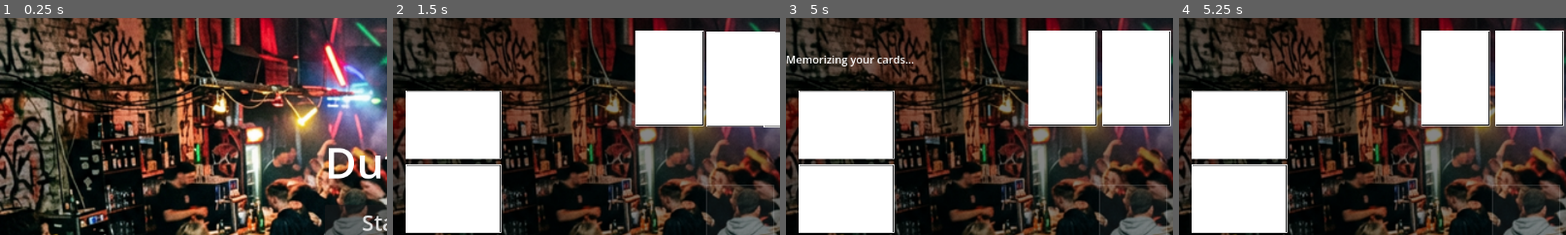
Above: before the commit, frames 1-4 (left to right).
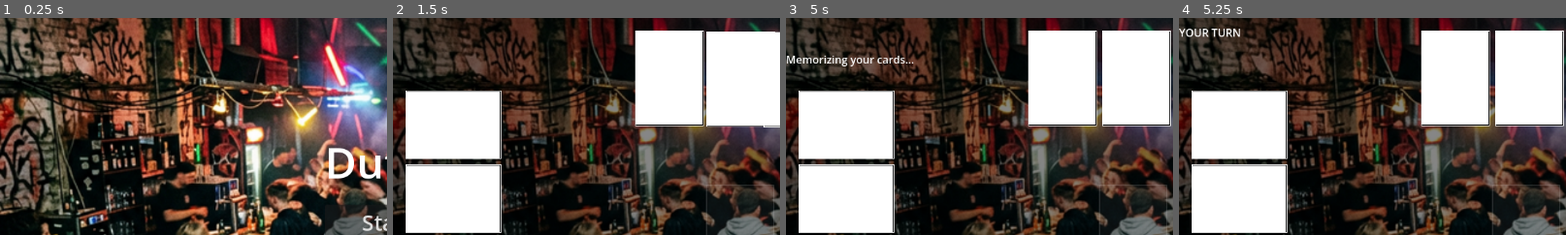
Above: after the commit, the same moments.

Repository: DinVin24/dutch
Game: Godot game, scene res://main_menu.tscn
The game is run twice, just before and just after one commit, with the same random seed, the same clock (stepped at 60 frames per second) and the same inputs.
Inputs (mouse positions are % of the whole screen's width and height, from its top left):
- Up to frame 1 (0.25 s): no input
- Up to frame 2 (1.5 s): click "Start" at 0.5 s; click (45, 50) at 1.25 s
- Up to frame 3 (5 s): click (45, 50) at 2 s; click (45, 50) at 2.75 s; tap Enter at 3.5 s; move the mouse to (36, 86) at 3.52 s; click (36, 86) at 3.67 s; tap Space at 4.25 s; move the mouse to (45, 86) at 4.27 s; click (45, 86) at 4.42 s
- Up to frame 4 (5.25 s): tap Enter at 5 s; move the mouse to (55, 86) at 5.02 s; click (55, 86) at 5.17 s
The pictures show only the part of the screen within x 0-50%, y 0-50%; the shares and areas given below are measured in that part.

Frames 1-3 are identical in both runs. In frame 4, 0.4% of the frame differs, in the area x 0-16%, y 4-9%.

Commit message:
feat(logic): implement turn management and visual indicators
Epic 2 - Turn Management:\n- Integrated turn tracking in GameManager with current_player_index.\n- Added next_turn() function to cycle players and check for Dutch game end.\n- Updated GameBoard to display turn indicators and enforce turn-based deck interaction.

Diff:
--- a/game_board.gd
+++ b/game_board.gd
@@ -20,6 +20,7 @@
 	print("Game Board: Ready. Connecting signals...")
 	GameManager.stop_menu_music()
 	GameManager.game_state_changed.connect(_on_game_state_changed)
+	GameManager.turn_started.connect(_on_turn_started)
 	resized.connect(_on_resized)
 
 	# Connect deck interaction
@@ -51,9 +52,37 @@
 		card_bg.z_index = -i
 		card_bg.mouse_filter = Control.MOUSE_FILTER_IGNORE
 
+func _on_turn_started(player_idx):
+	print("Game Board: Player ", player_idx, "'s turn.")
+
+	# Update HUD message
+	var p_info = GameManager.players_info[player_idx]
+	var label_text = "YOUR TURN" if player_idx == 0 else p_info.name + "'s Turn"
+
+	if not $GameUI/MainHUD.has_node("TurnLabel"):
+		var label = Label.new()
+		label.name = "TurnLabel"
+		label.horizontal_alignment = HORIZONTAL_ALIGNMENT_CENTER
+		$GameUI/MainHUD.add_child(label)
+		label.set_anchors_preset(Control.PRESET_CENTER_TOP)
+		label.position.y += 10
+
+	$GameUI/MainHUD.get_node("TurnLabel").text = label_text
+
+	# Enable/Disable deck interaction
+	var deck_button = $CenterTable/DeckArea/Slotbg/Interaction
+	if player_idx == 0:
+		deck_button.mouse_default_cursor_shape = Control.CURSOR_POINTING_HAND
+	else:
+		deck_button.mouse_default_cursor_shape = Control.CURSOR_ARROW
+
 func _on_deck_clicked():
-	print("Deck clicked!")
-	# Logic for drawing will go in next Epic, but for now we just log it.
+	if GameManager.current_state != GameManager.GameState.PLAYER_TURN:
+		print("Warning: It is not your turn!")
+		return
+
+	print("Player drawing card...")
+	# Logic for drawing card will be implemented next
 
 func _on_resized():
 	# Reposition all cards instantly when window size changes
--- a/game_manager.gd
+++ b/game_manager.gd
@@ -26,6 +26,8 @@
 # Match Settings
 var num_players: int = 4 # Default to 4 players
 var players_info: Array = []
+var current_player_index: int = 0
+var dutch_caller_index: int = -1 # -1 means no one has called Dutch yet
 
 func _ready():
 	deck_manager = DeckManager.new()
@@ -52,6 +54,8 @@
 func initialize_game(p_count: int = 4):
 	num_players = p_count
 	players_info.clear()
+	current_player_index = 0
+	dutch_caller_index = -1
 	for i in range(num_players):
 		players_info.append({
 			"id": i,
@@ -73,17 +77,25 @@
 	match current_state:
 		GameState.DEAL_CARDS:
 			_handle_deal_cards()
-		GameState.PLAYER_TURN:
-			turn_started.emit(0) # 0 for Player
-		GameState.CPU_TURN:
-			turn_started.emit(1) # 1 for CPU (basic for now)
+		GameState.PLAYER_TURN, GameState.CPU_TURN:
+			turn_started.emit(current_player_index)
 		GameState.GAME_OVER:
 			_handle_game_over()
 
+func next_turn():
+	current_player_index = (current_player_index + 1) % num_players
+
+	# Check if we returned to the Dutch caller
+	if current_player_index == dutch_caller_index:
+		change_state(GameState.GAME_OVER)
+		return
+
+	if current_player_index == 0:
+		change_state(GameState.PLAYER_TURN)
+	else:
+		change_state(GameState.CPU_TURN)
+
 func _handle_deal_cards():
-	# UI/Board will listen for state change and handle visual dealing
-	# For now, we move to player turn after a short delay in a real scenario
-	# But here we just set the state
 	pass
 
 func _handle_game_over():
@@ -94,5 +106,8 @@
 	change_state(GameState.DEAL_CARDS)
 
 func call_dutch(player_id: int):
-	# Handle Dutch logic
-	change_state(GameState.CHECK_DUTCH)
+	if dutch_caller_index == -1:
+		dutch_caller_index = player_id
+		print("Player ", player_id, " called DUTCH!")
+		# Game continues until it returns to this player
+		next_turn()
